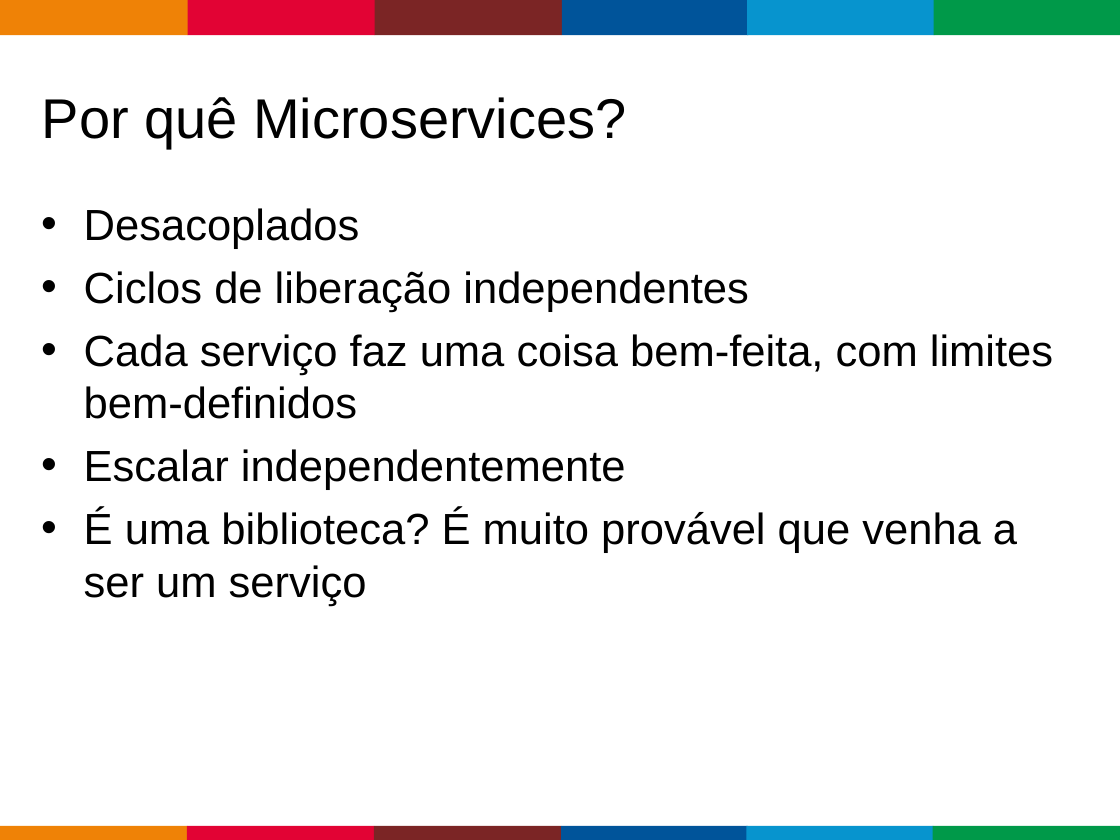
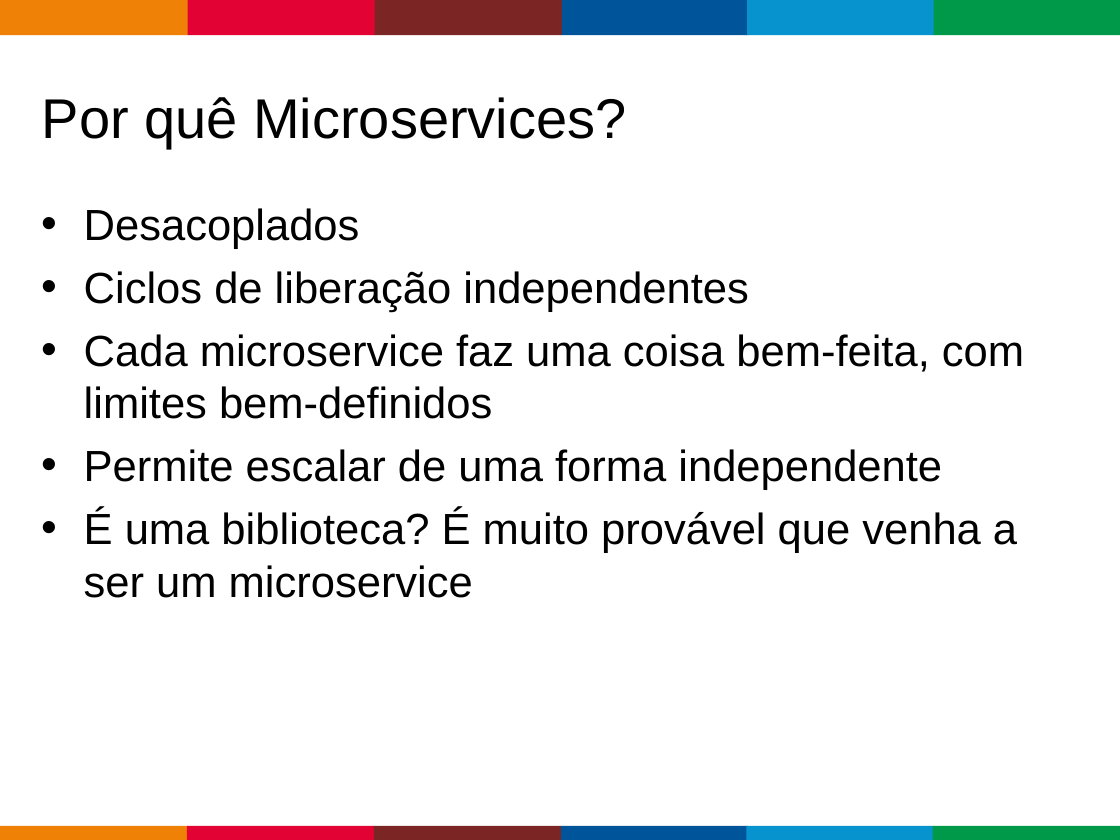
Before and after one commit to gastaldi/talks, a slide deck: slide 3 of WildFlySwarm/TDC 2017/wildflyswarm.odp. Drawn at 1120x840 pixels with LibreOffice and Linux fonts; fonts in the diff are those of the drawing; background and template pictures are left out. Boxes give left, top, right and bottom in pixels: in the first picture for what was removed or moved away, otherwise in the second. Text is boxed around its words. In the diff, an @@ line names an element or a change of style, - is before the commit and + after.

Commit message:
Final version

```diff
--- a/WildFlySwarm/TDC 2017/wildflyswarm.odp
+++ b/WildFlySwarm/TDC 2017/wildflyswarm.odp
@@ text at (84, 334, 1024, 598): text changed @@
-• Cada serviço faz uma coisa bem-feita, com limites bem-definidos
-• Escalar independentemente
-• É uma biblioteca? É muito provável que venha a ser um serviço
+• Cada microservice faz uma coisa bem-feita, com limites bem-definidos
+• Permite escalar de uma forma independente
+• É uma biblioteca? É muito provável que venha a ser um microservice
```
Also in this commit, not shown: 1 other slide changed, 4 slides added, 1 slide removed.
